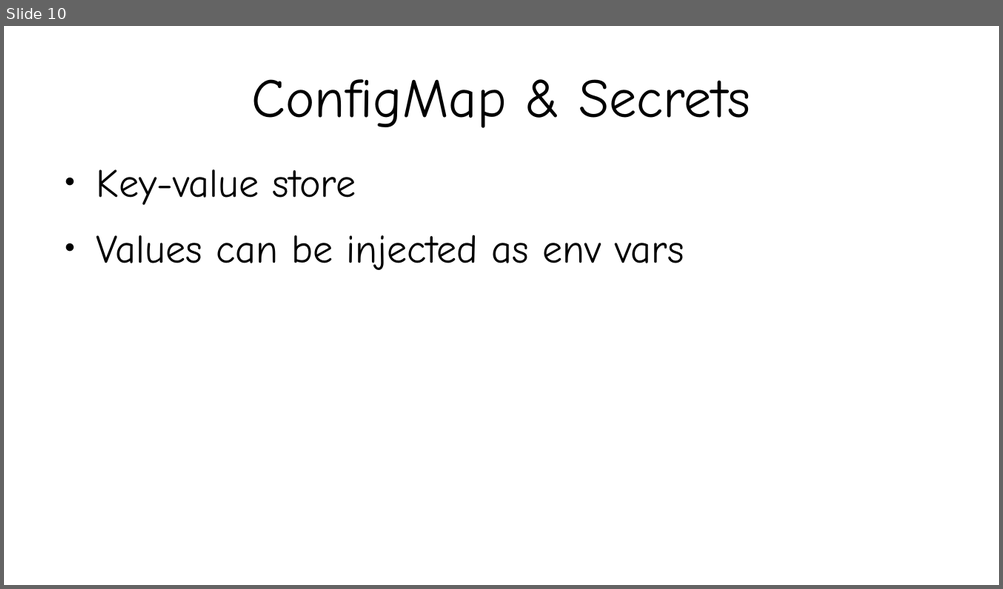
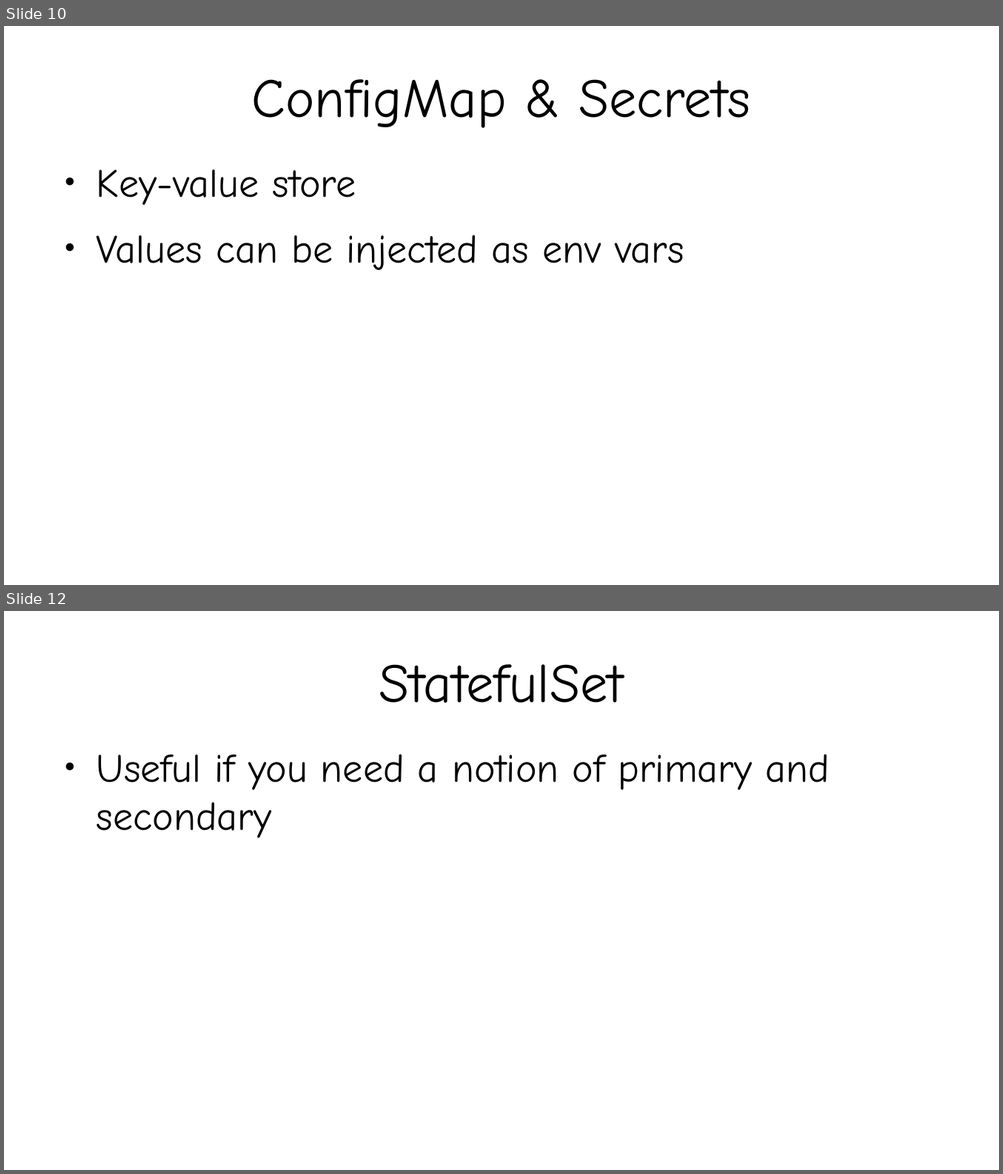
Before and after one commit to kislaykishore/microservices, a slide deck: Kubernetes.odp. Shown one above the other, each under a label of ours: slide 10 before the commit, slides 10 and 12 after it; the slides between them are not shown. The pictures are 1003x589 and 1003x1174 pixels, drawn with LibreOffice and Linux fonts; fonts in the diff are those of the drawing. Boxes give left, top, right and bottom in pixels: in the first picture for what was removed or moved away, otherwise in the second. Text is boxed around its words. In the diff, an @@ line names an element or a change of style, - is before the commit and + after.

```diff
--- a/Kubernetes.odp
+++ b/Kubernetes.odp
@@ slide 12 added at box(4, 611, 999, 1170), background #FFFFFF @@
@@ title added at box(379, 664, 623, 703), 44 pt, text #000000 @@
+StatefulSet
@@ text added at box(96, 754, 830, 838), 32 pt, text #000000 @@
+● Useful if you need a notion of primary and secondary
```
Also in this commit, not shown: 1 slide changed, 4 other slides added, 5 slides removed.
